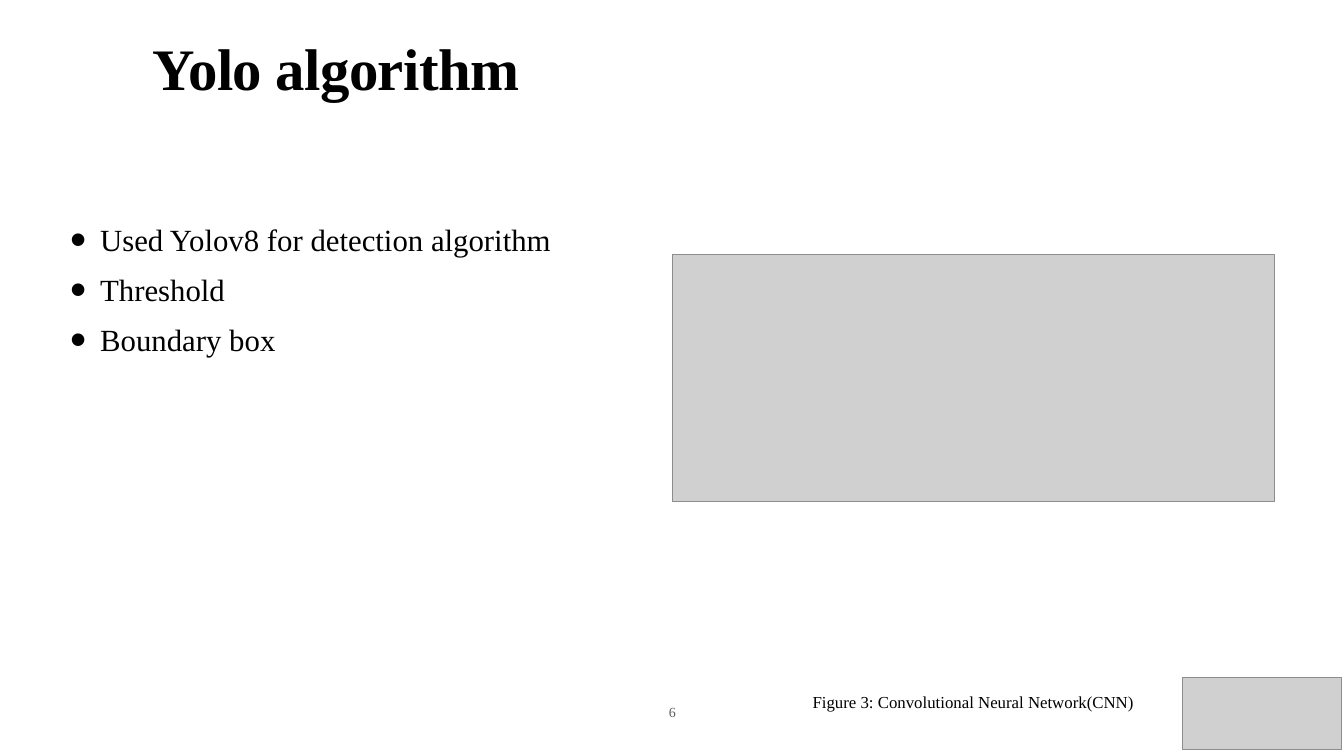
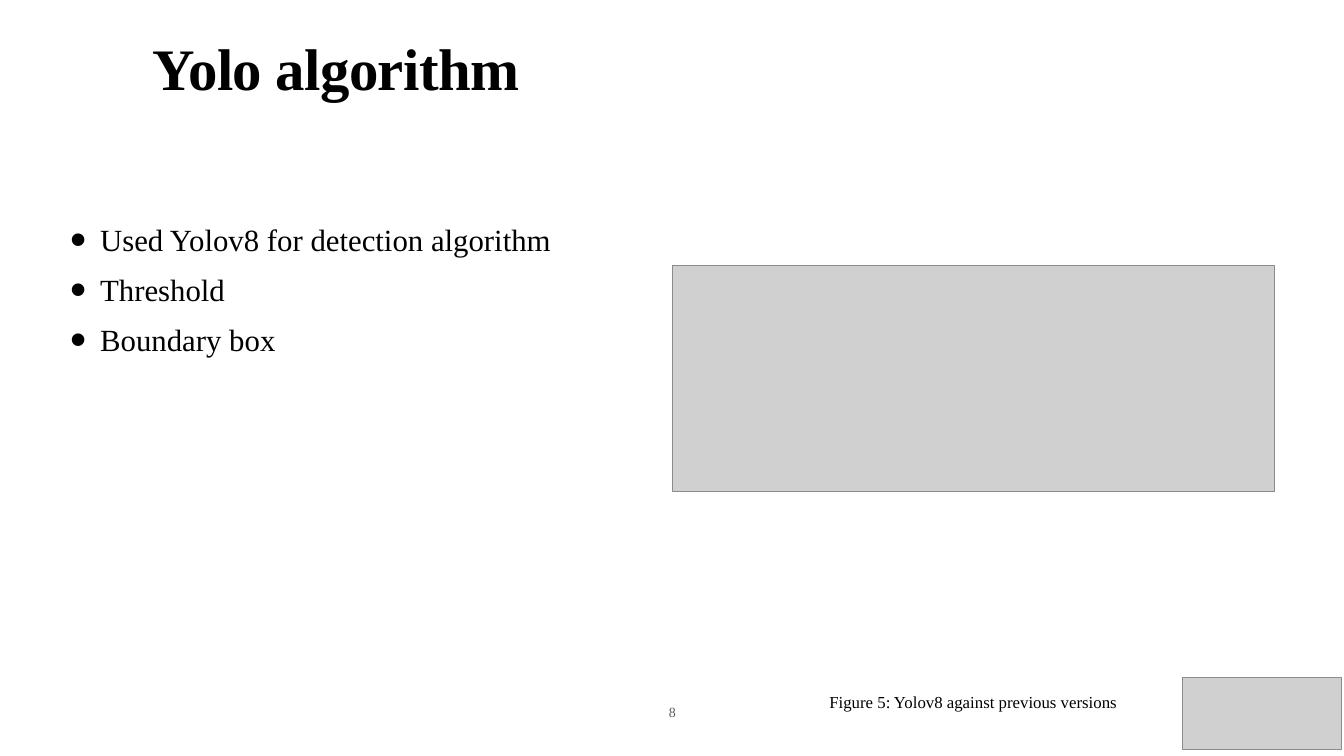
Before and after one commit to kushalprakash6/ObjectDetectionAndTracking, a slide deck: slide 8 of documents/Presentation.pptx (slide 6 before the commit). Drawn at 1344x756 pixels with LibreOffice and Linux fonts; fonts in the diff are those of the drawing; grey boxes stand for pictures. Boxes give left, top, right and bottom in pixels: in the first picture for what was removed or moved away, otherwise in the second. Text is boxed around its words. In the diff, an @@ line names an element or a change of style, - is before the commit and + after.

```diff
--- a/documents/Presentation.pptx
+++ b/documents/Presentation.pptx
@@ picture: place and size @@
-picture at [672,254,1273,501]
+picture at [672,265,1273,491]
@@ page number at [669,707,676,717]: text changed @@
-6
+8
@@ text at [829,696,1117,712]: text changed @@
-Figure 3: Convolutional Neural Network(CNN)
+Figure 5: Yolov8 against previous versions
```
Also in this commit, not shown: 4 other slides changed, 3 slides added, 10 other files.
